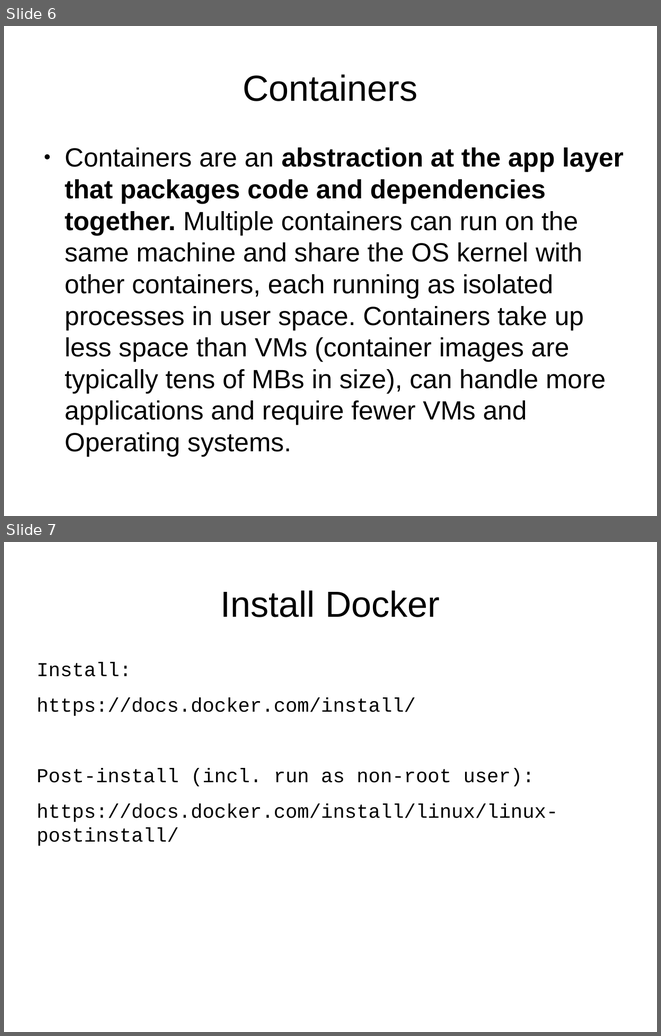
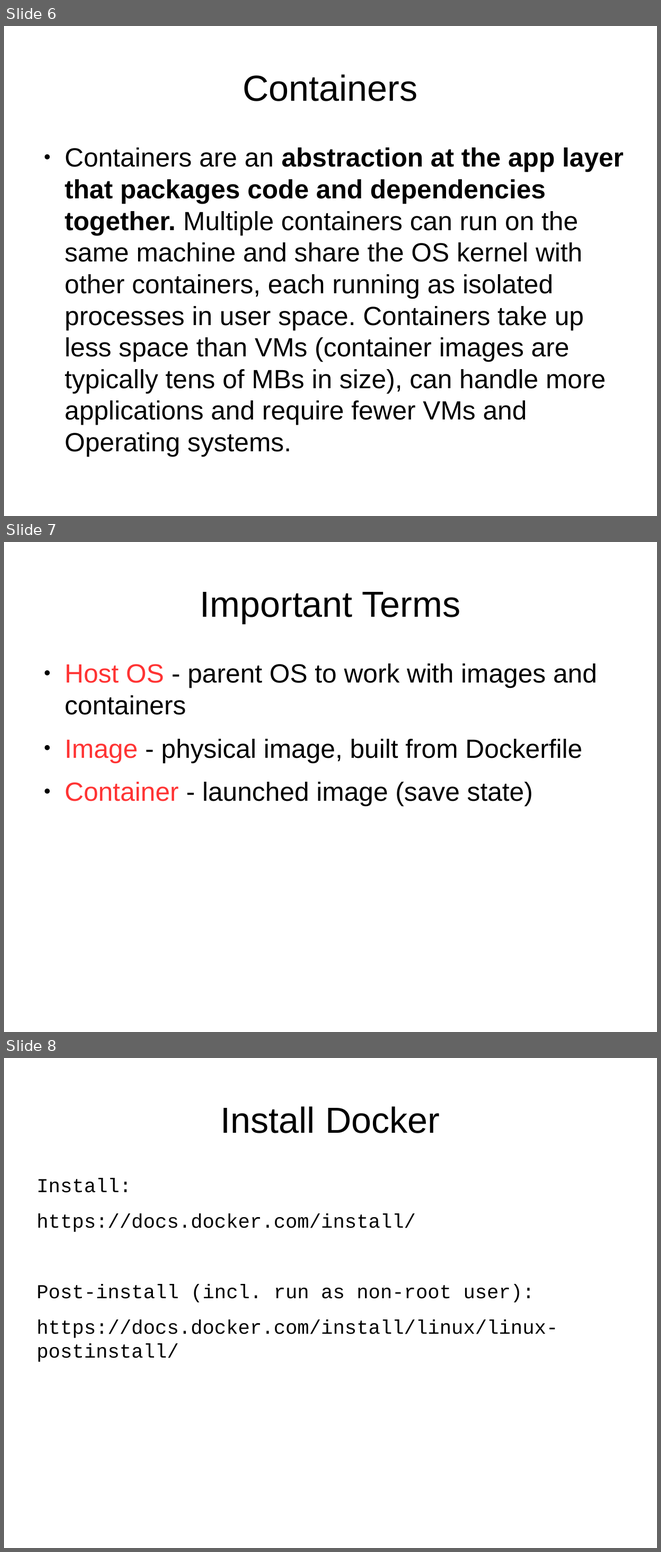
Before and after one commit to ykoryakov/edu_t8, a slide deck: docker/docker.odp. Shown one above the other, each under a label of ours: slides 6 and 7 before the commit, slides 6, 7 and 8 after it. The pictures are 661x1036 and 661x1552 pixels, drawn with LibreOffice and Linux fonts; fonts in the diff are those of the drawing. Boxes give left, top, right and bottom in pixels: in the first picture for what was removed or moved away, otherwise in the second. Text is boxed around its words. In the diff, an @@ line names an element or a change of style, - is before the commit and + after.

```diff
--- a/docker/docker.odp
+++ b/docker/docker.odp
@@ slide 7 added at [4, 542, 657, 1032], background #FFFFFF @@
@@ title added at [200, 592, 461, 623], 44 pt, text #000000 @@
+Important Terms
@@ text added at [64, 663, 597, 806], 32 pt, text #000000 @@
+● Host OS - parent OS to work with images and containers
+● Image - physical image, built from Dockerfile
+● Container - launched image (save state)
@@ what was slide 7 is now slide 8 @@
```
Also in this commit, not shown: 3 slides changed, 3 other slides added, 2 other files.
